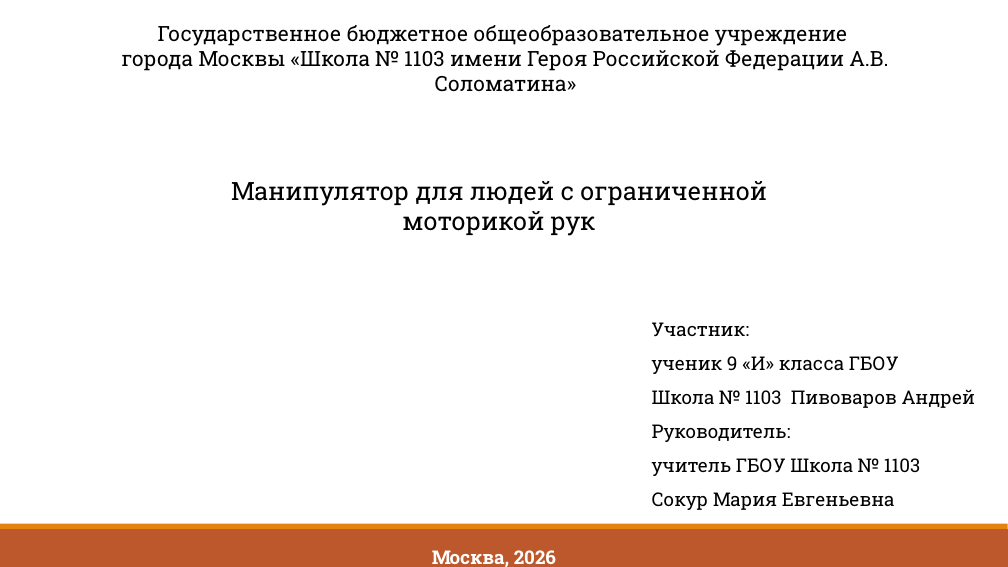
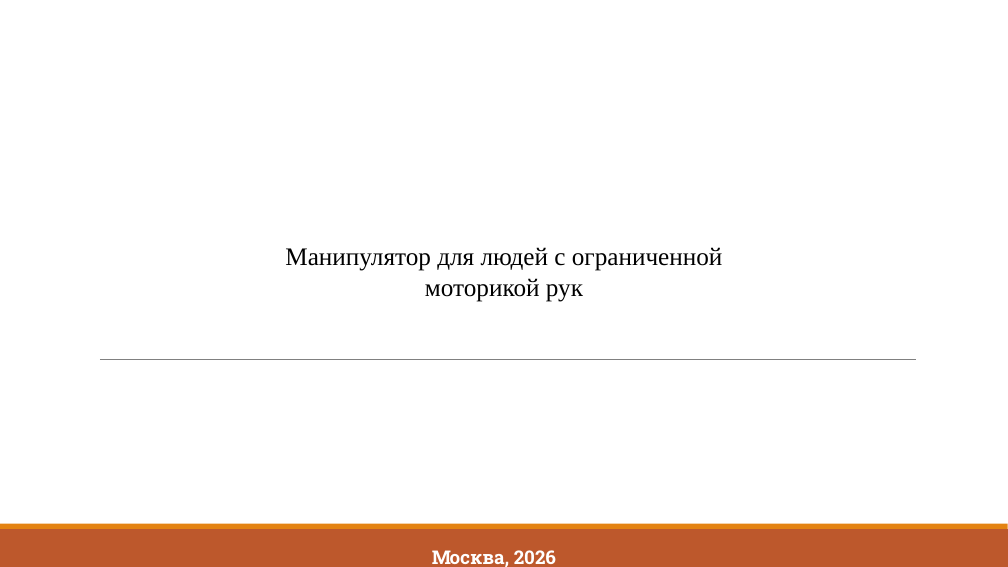
Before and after one commit to Zerocummer/Mmm-Yummers, a slide deck: slide 1 of Мышка для людей с ОВЗ/Документы/Презентация о манипуляторе.pptx. Drawn at 1008x567 pixels with LibreOffice and Linux fonts; fonts in the diff are those of the drawing. Boxes give left, top, right and bottom in pixels: in the first picture for what was removed or moved away, otherwise in the second. Text is boxed around its words. In the diff, an @@ line names an element or a change of style, - is before the commit and + after.

```diff
--- a/Мышка для людей с ОВЗ/Документы/Презентация о манипуляторе.pptx
+++ b/Мышка для людей с ОВЗ/Документы/Презентация о манипуляторе.pptx
@@ text removed at box(122, 25, 888, 92) @@
-Государственное бюджетное общеобразовательное учреждение
-города Москвы «Школа № 1103 имени Героя Российской Федерации А.В. Соломатина»
@@ text "Манипулятор для людей с ограниченной ...": place and size @@
-text "Манипулятор для людей с ограниченной ..." at box(231, 181, 767, 236)
+text "Манипулятор для людей с ограниченной ..." at box(285, 247, 723, 302)
@@ text "Манипулятор для людей с ограниченной ..." at box(285, 247, 723, 302): font Roboto Slab to Times New Roman @@
@@ text removed at box(652, 322, 976, 510) @@
-Участник:
-ученик 9 «И» класса ГБОУ
-Школа № 1103 Пивоваров Андрей
-Руководитель:
-учитель ГБОУ Школа № 1103
-Сокур Мария Евгеньевна
@@ rectangle removed at box(97, 352, 933, 362) @@
@@ line added from (100, 359) to (917, 359), #808080 0.5 pt @@
```
Also in this commit, not shown: 7 other slides changed, 1 slide added, 1 slide removed, 1 other file.
